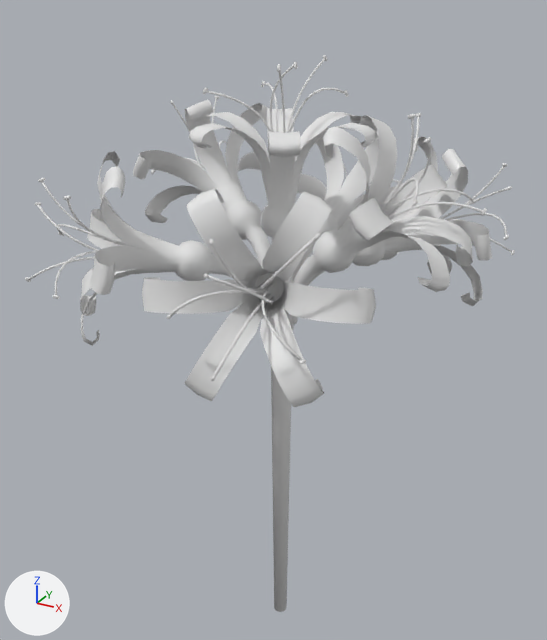
The FBX model assets/models/plants/SpiderliliFlower/Spidelilie.fbx, before and after one commit.
One viewpoint serves both versions: a 50 mm lens placed at (0.975, -1.825, 2.094), pointed at (-0.057, 0.052, 1.156). The lights are fixed; the arrows at lower left show +X, +Y and +Z. The first picture is the older version. Where no turn or scale is listed for an object, it has been applied to the vertices.
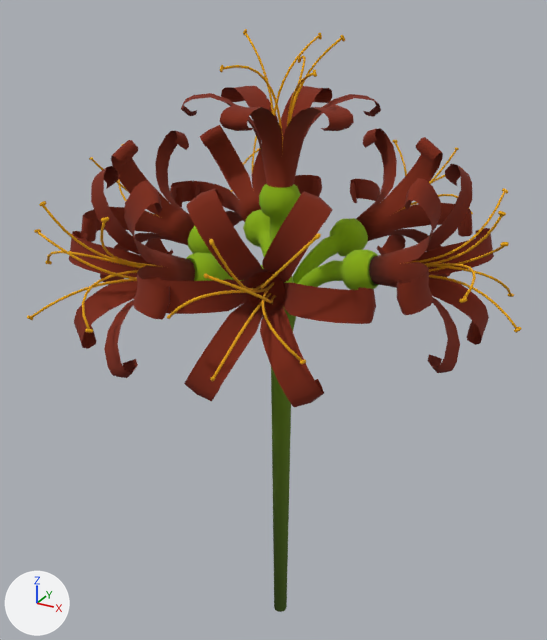
Where the newer file only moved an object's origin or applied its transform, the numbers keep the older frame.

What differs and where, as boxes [x1, y1, x2, y2] in the pictures (547 x 640 px):
'Flower', added (red)
    after: [27, 29, 521, 407]
'Cylinder.013', deleted
    before: [142, 188, 376, 407]
'Cylinder.016', deleted
    before: [291, 115, 473, 324]
'Cylinder.007', deleted
    before: [133, 99, 270, 265]
'Cylinder.010', deleted
    before: [80, 151, 242, 346]
'Cylinder.001', deleted
    before: [189, 108, 377, 241]
'Cylinder.019', deleted
    before: [308, 137, 492, 306]
'Cylinder.003', recoloured (white to green)
    both: [271, 306, 294, 612]
'Cylinder.002', deleted
    before: [292, 127, 426, 281]
'Cylinder.014', deleted
    before: [167, 233, 321, 381]
'Cylinder.017', deleted
    before: [379, 113, 487, 220]
'Cylinder.006', deleted
    before: [202, 55, 349, 133]
'Cylinder.011', deleted
    before: [25, 178, 147, 299]
'Cylinder.020', deleted
    before: [439, 163, 515, 255]
'Cylinder.015', deleted
    before: [255, 273, 284, 301]
'Cylinder.008', deleted
    before: [151, 96, 227, 183]

What the commit changed:
Picture 'Stem.png' (img_stem_png) is new.
Picture 'Flower.png' (img_flower_png) is new.
Material 'Material' (mat_material) is new.
Its texture is img_stem_png (with its transparency).
Its roughness is 1.0.
Material 'Material.001' (mat_material_001) is new.
Its texture is img_flower_png (with its transparency).
Its roughness is 1.0.
me_cylinder_024 has 96 vertices, 86 faces and spans x -0.073..0.073, y -0.073..0.073, z 0.0..1.187.
me_cylinder_024 gains material mat_material (picture img_stem_png).
Mesh me_cylinder_001 is new.
It has 9336 vertices, 8372 faces and spans x -0.706..0.703, y -0.684..0.628, z 1.218..1.992.
It uses material mat_material_001 (picture img_flower_png).
Object 'Cylinder.007' (ob_cylinder_007) is deleted.
Object 'Cylinder.006' (ob_cylinder_006) is deleted.
Object 'Cylinder.011' (ob_cylinder_011) is deleted.
Object 'Cylinder.002' (ob_cylinder_002) is deleted.
Object 'Cylinder.013' (ob_cylinder_013) is deleted.
Object 'Cylinder.015' (ob_cylinder_015) is deleted.
Object 'Cylinder.017' (ob_cylinder_017) is deleted.
Object 'Cylinder.010' (ob_cylinder_010) is deleted.
Object 'Cylinder.001' (ob_cylinder_001) is deleted.
Object 'Cylinder.014' (ob_cylinder_014) is deleted.
Object 'Cylinder.016' (ob_cylinder_016) is deleted.
Object 'Cylinder.019' (ob_cylinder_019) is deleted.
Object 'Cylinder.008' (ob_cylinder_008) is deleted.
Object 'Cylinder.020' (ob_cylinder_020) is deleted.
Object 'Flower' (ob_flower) is new; it shows me_cylinder_001.
Its location is (0.0, 0.0, 0.0).
